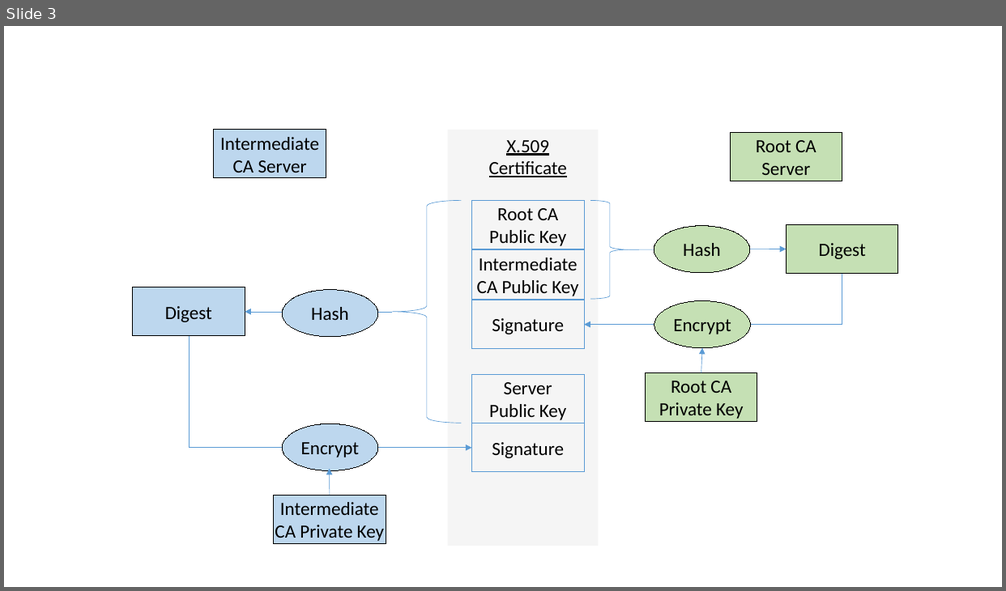
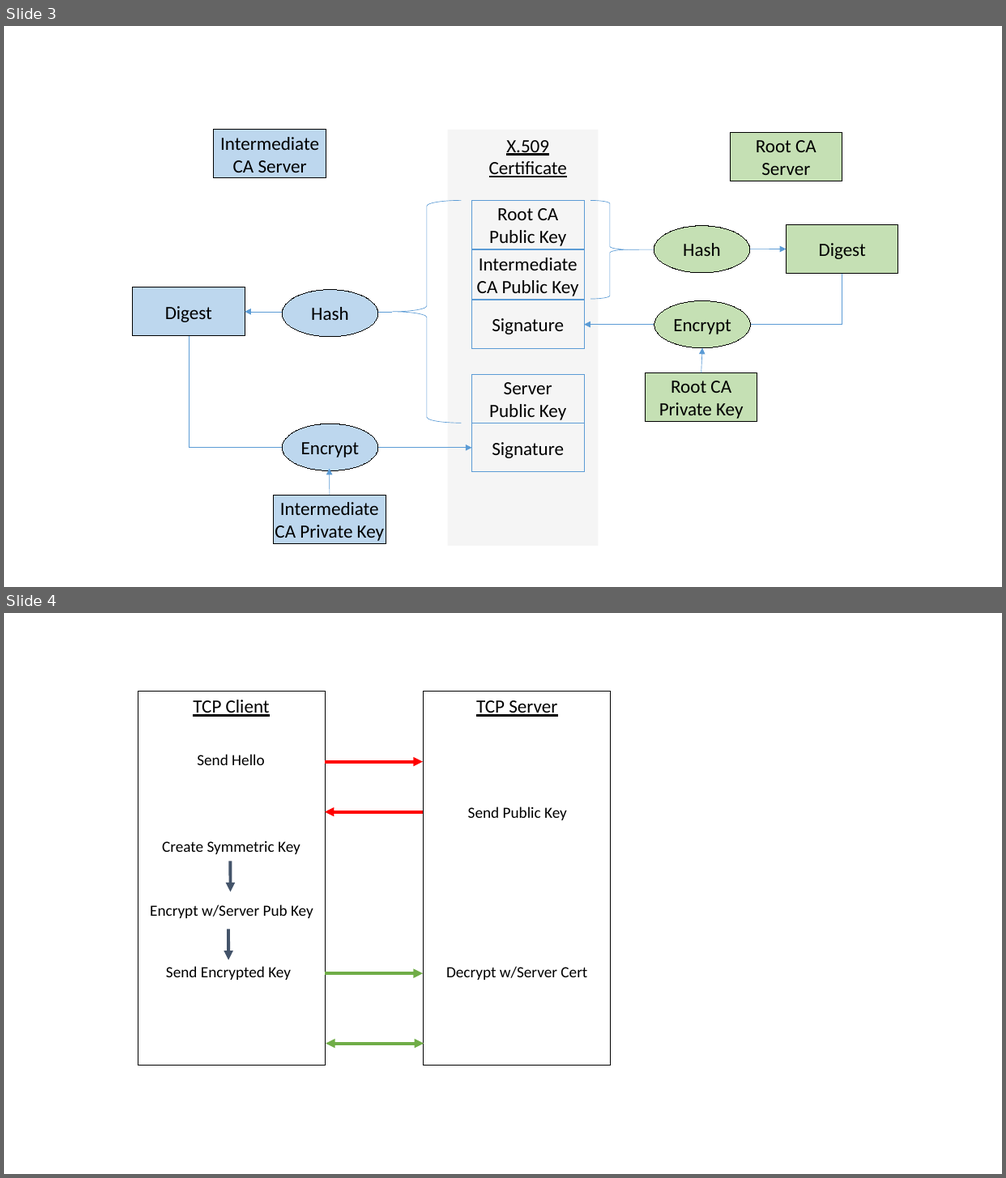
Before and after one commit to iotexpert/WW101, a slide deck: labmanual/misc/drawings.pptx. Shown one above the other, each under a label of ours: slide 3 before the commit, slides 3 and 4 after it. The pictures are 1006x591 and 1006x1178 pixels, drawn with LibreOffice and Linux fonts; fonts in the diff are those of the drawing. Boxes give left, top, right and bottom in pixels: in the first picture for what was removed or moved away, otherwise in the second. Text is boxed around its words. In the diff, an @@ line names an element or a change of style, - is before the commit and + after.

```diff
--- a/labmanual/misc/drawings.pptx
+++ b/labmanual/misc/drawings.pptx
@@ slide 4 added at bbox=[4, 613, 1002, 1174], background #FFFFFF @@
@@ group added at bbox=[138, 691, 611, 1065]: 6 texts, 5 arrows, 2 rectangles, 1 double arrow @@
+TCP Client
+TCP Server
+Send Hello
+Send Public Key
+Create Symmetric Key
+Encrypt w/Server Pub Key
+Send Encrypted Key
+Decrypt w/Server Cert
```
Also in this commit, not shown: 1 other slide added, 7 other files.
